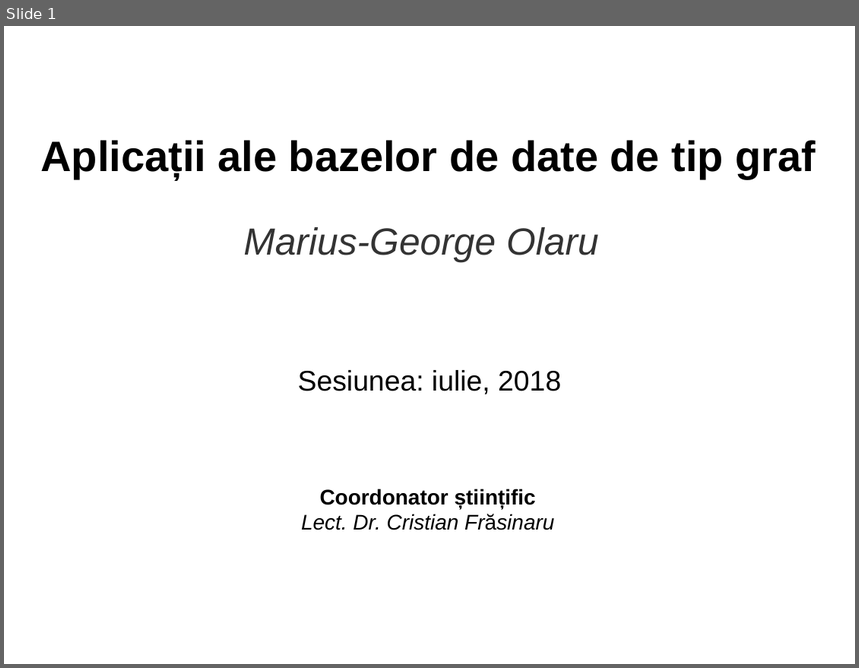
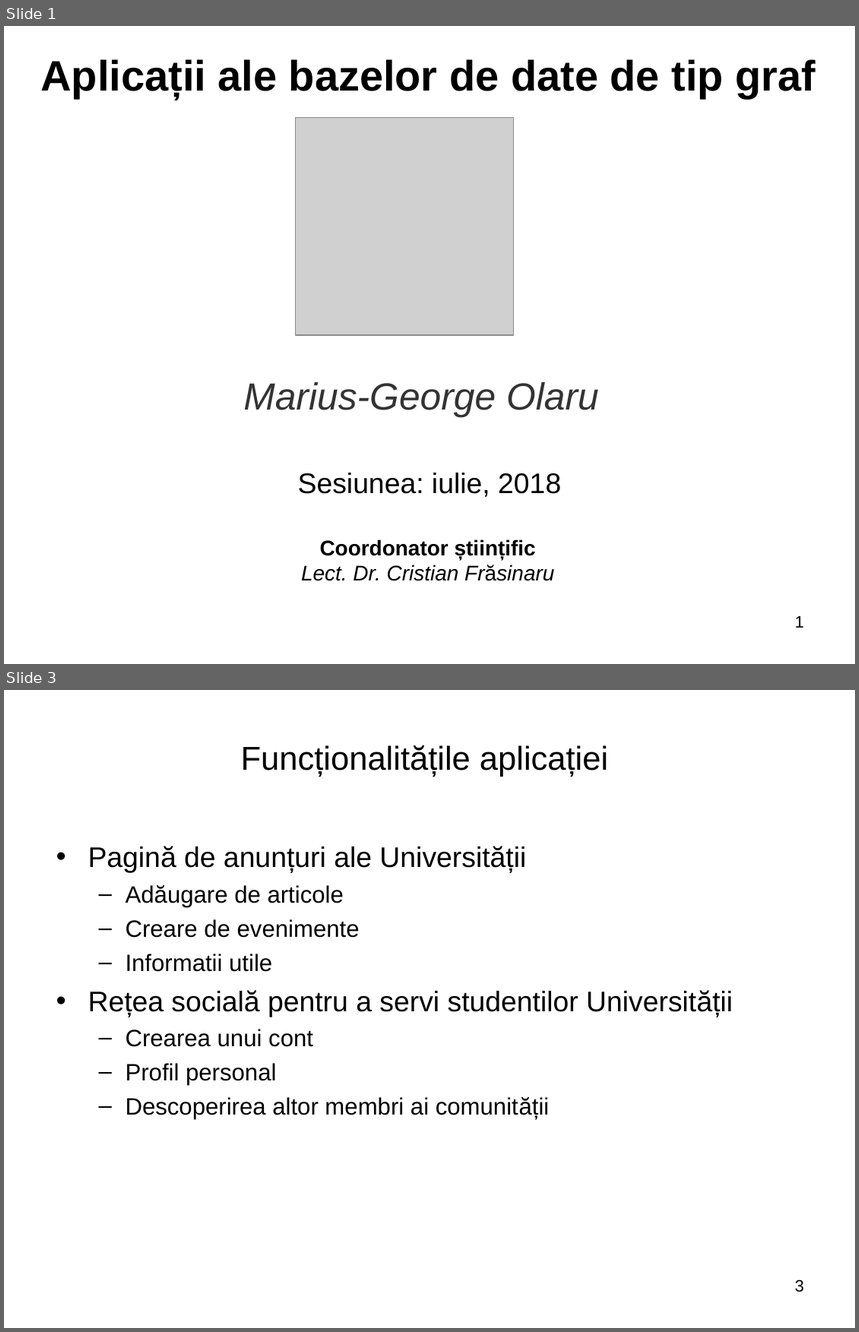
Before and after one commit to mariusolaru/Licenta, a slide deck: Licenta2018OlaruMariusGeorge/Prezentare.ppt. Shown one above the other, each under a label of ours: slide 1 before the commit, slides 1 and 3 after it; the slides between them are not shown. The pictures are 859x668 and 859x1332 pixels, drawn with LibreOffice and Linux fonts; fonts in the diff are those of the drawing; grey boxes stand for pictures; background and template pictures are left out. Boxes give left, top, right and bottom in pixels: in the first picture for what was removed or moved away, otherwise in the second. Text is boxed around its words. In the diff, an @@ line names an element or a change of style, - is before the commit and + after.

```diff
--- a/Licenta2018OlaruMariusGeorge/Prezentare.ppt
+++ b/Licenta2018OlaruMariusGeorge/Prezentare.ppt
@@ slide 3 added at (4,690,855,1328), background picture (left out) @@
@@ title added at (241,745,608,777), 28 pt, text #000000 @@
+Funcționalitățile aplicației
@@ text added at (88,846,733,1120), 20 pt, text #000000 @@
+• Pagină de anunțuri ale Universității
+  – Adăugare de articole
+  – Creare de evenimente
+  – Informatii utile
+• Rețea socială pentru a servi studentilor Universității
+  – Crearea unui cont
+  – Profil personal
+  – Descoperirea altor membri ai comunității
@@ page number added at (795,1280,804,1293), 14 pt, text #000000 @@
+3
@@ slide 1 changed as well @@
@@ text "Aplicații ale bazelor de date ...": place and size @@
-text "Aplicații ale bazelor de date ..." at (41,140,816,179)
+text "Aplicații ale bazelor de date ..." at (41,59,816,98)
@@ picture added at (296,117,514,335) @@
@@ text "Marius-George Olaru": place and size @@
-text "Marius-George Olaru" at (243,227,599,262)
+text "Marius-George Olaru" at (243,382,599,418)
@@ text "Sesiunea: iulie, 2018": place and size @@
-text "Sesiunea: iulie, 2018" at (298,370,561,395)
+text "Sesiunea: iulie, 2018" at (298,473,561,497)
@@ text "Coordonator științific": place and size @@
-text "Coordonator științific" at (301,489,554,531)
+text "Coordonator științific" at (301,540,554,582)
@@ page number added at (795,617,804,628), 14 pt, text #000000 @@
+1
```
Also in this commit, not shown: 11 other slides changed, 2 other slides added, 3 slides removed.
